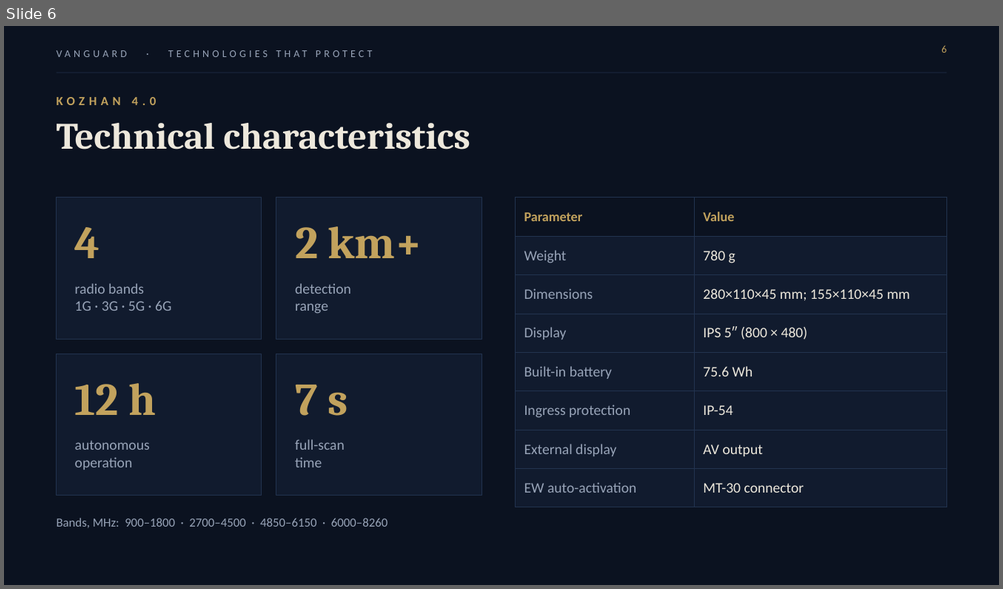
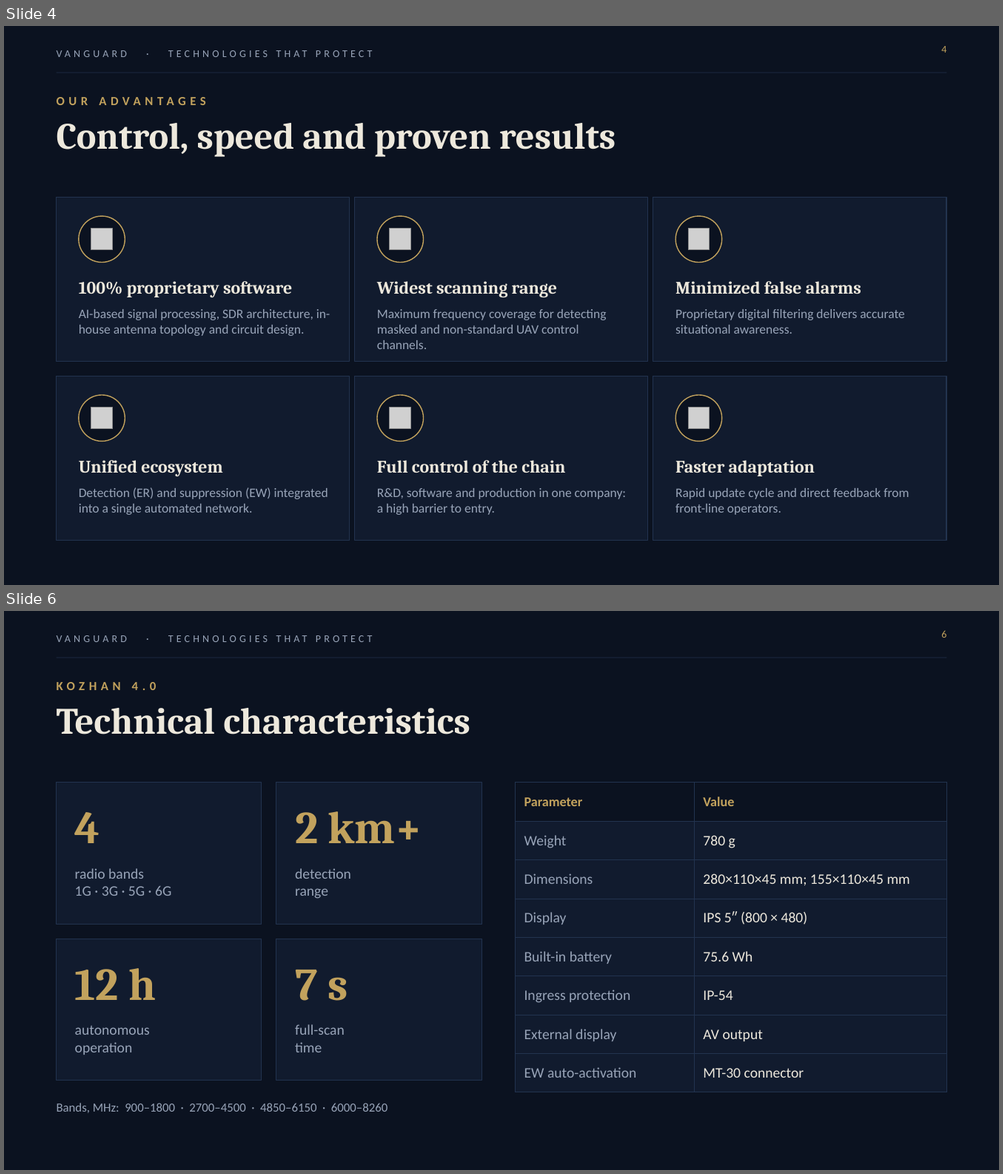
Before and after one commit to Orangepranik/presentation-vanguard, a slide deck: Vanguard_Investor_Presentation_Norway.pptx. Shown one above the other, each under a label of ours: slide 6 before the commit, slides 4 and 6 after it; the slides between them are not shown. The pictures are 1003x589 and 1003x1174 pixels, drawn with LibreOffice and Linux fonts; fonts in the diff are those of the drawing; grey boxes stand for pictures; background and template pictures are left out. Boxes give left, top, right and bottom in pixels: in the first picture for what was removed or moved away, otherwise in the second. Text is boxed around its words. In the diff, an @@ line names an element or a change of style, - is before the commit and + after.

```diff
--- a/Vanguard_Investor_Presentation_Norway.pptx
+++ b/Vanguard_Investor_Presentation_Norway.pptx
@@ slide 4 added at (4, 26, 999, 585), background #0B1220; not listed: 2 template elements that a slide beside it also shows @@
@@ page number added at (941, 46, 946, 53), 10 pt, text #C2A25D @@
+4
@@ text added at (57, 90, 728, 112), 12 pt, text #C2A25D, bold @@
+OUR ADVANTAGES
@@ text added at (57, 123, 615, 157), 36 pt, text #EDE8DC, bold @@
+Control, speed and proven results
@@ rectangle added at (57, 198, 350, 362), fill #111B2E, outline #22334F 0.75 pt @@
@@ rectangle added at (355, 198, 648, 362), fill #111B2E, outline #22334F 0.75 pt @@
@@ rectangle added at (653, 198, 946, 362), fill #111B2E, outline #22334F 0.75 pt @@
@@ ellipse added at (79, 216, 125, 263), fill #0B1220, outline #C2A25D 1 pt @@
@@ ellipse added at (377, 216, 424, 263), fill #0B1220, outline #C2A25D 1 pt @@
@@ ellipse added at (675, 216, 722, 263), fill #0B1220, outline #C2A25D 1 pt @@
@@ picture added at (91, 229, 113, 250) @@
@@ picture added at (390, 229, 412, 250) @@
@@ picture added at (688, 229, 710, 250) @@
@@ text added at (79, 281, 292, 298), 17 pt, text #EDE8DC, bold @@
+100% proprietary software
@@ text added at (377, 281, 557, 298), 17 pt, text #EDE8DC, bold @@
+Widest scanning range
@@ text added at (675, 281, 861, 294), 17 pt, text #EDE8DC, bold @@
+Minimized false alarms
@@ text added at (79, 309, 330, 336), 12.5 pt, text #98A4B8 @@
+AI-based signal processing, SDR architecture, in-house antenna topology and circuit design.
@@ text added at (377, 309, 606, 349), 12.5 pt, text #98A4B8 @@
+Maximum frequency coverage for detecting masked and non-standard UAV control channels.
@@ text added at (675, 309, 905, 334), 12.5 pt, text #98A4B8 @@
+Proprietary digital filtering delivers accurate situational awareness.
@@ rectangle added at (57, 377, 350, 541), fill #111B2E, outline #22334F 0.75 pt @@
@@ rectangle added at (355, 377, 648, 541), fill #111B2E, outline #22334F 0.75 pt @@
@@ rectangle added at (653, 377, 946, 541), fill #111B2E, outline #22334F 0.75 pt @@
@@ ellipse added at (79, 395, 125, 442), fill #0B1220, outline #C2A25D 1 pt @@
@@ ellipse added at (377, 395, 424, 442), fill #0B1220, outline #C2A25D 1 pt @@
@@ ellipse added at (675, 395, 722, 442), fill #0B1220, outline #C2A25D 1 pt @@
@@ picture added at (91, 408, 113, 429) @@
@@ picture added at (390, 408, 412, 429) @@
@@ picture added at (688, 408, 710, 429) @@
@@ text added at (79, 460, 222, 477), 17 pt, text #EDE8DC, bold @@
+Unified ecosystem
@@ text added at (377, 460, 565, 473), 17 pt, text #EDE8DC, bold @@
+Full control of the chain
@@ text added at (675, 460, 815, 477), 17 pt, text #EDE8DC, bold @@
+Faster adaptation
@@ text added at (79, 488, 328, 515), 12.5 pt, text #98A4B8 @@
+Detection (ER) and suppression (EW) integrated into a single automated network.
@@ text added at (377, 488, 626, 515), 12.5 pt, text #98A4B8 @@
+R&D, software and production in one company: a high barrier to entry.
@@ text added at (675, 488, 908, 515), 12.5 pt, text #98A4B8 @@
+Rapid update cycle and direct feedback from front-line operators.
```
Also in this commit, not shown: 4 slides changed, 4 other slides added, 5 slides removed, 1 other file.
